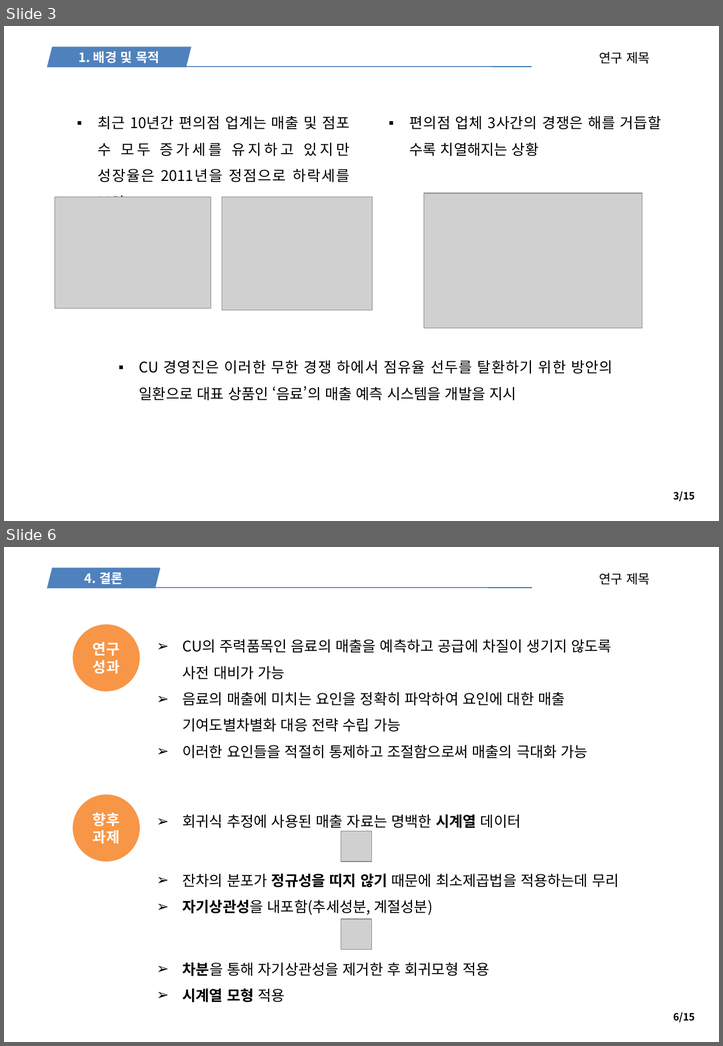
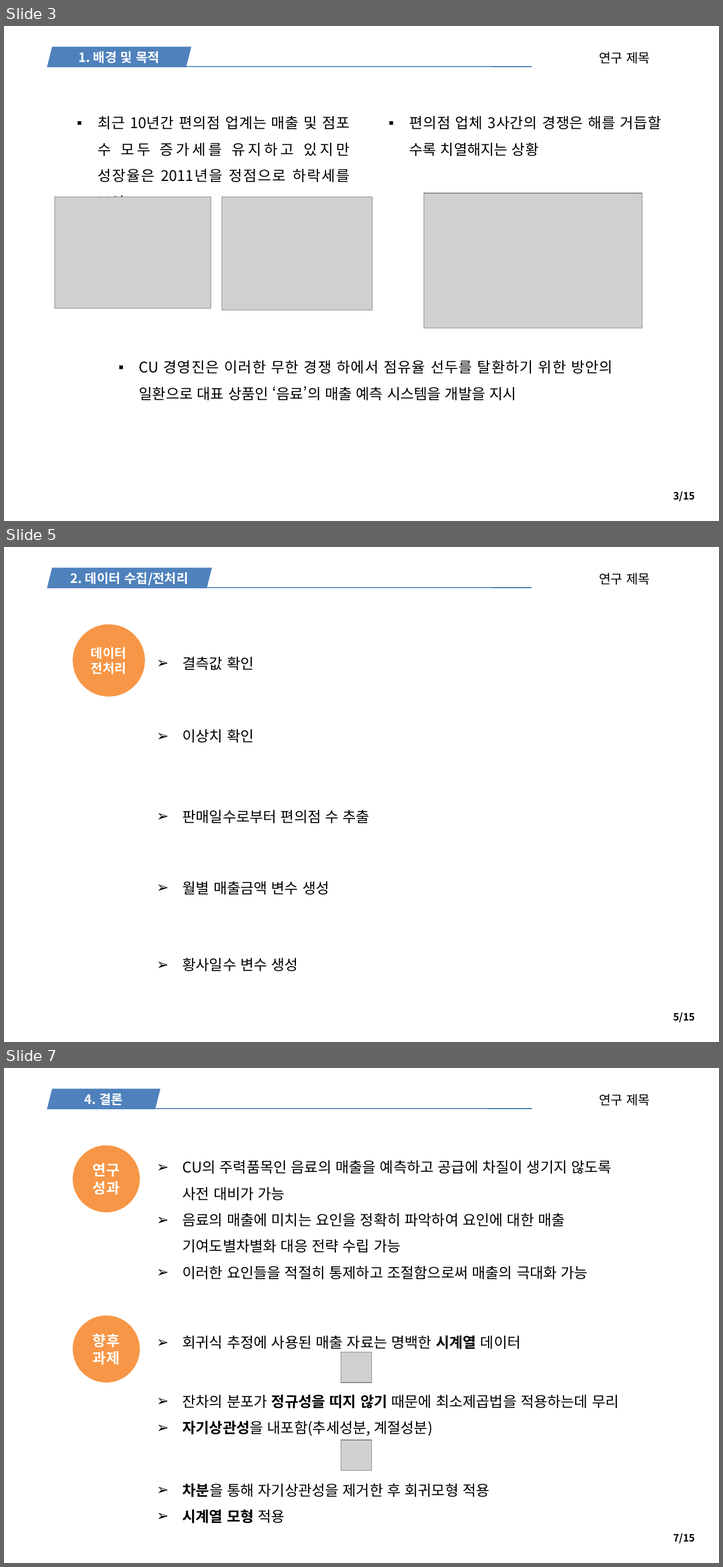
Before and after one commit to worldjohn/nb_team3, a slide deck: Project_3조_230416.pptx. Shown one above the other, each under a label of ours: slides 3 and 6 before the commit, slides 3, 5 and 7 after it; the slides between them are not shown. The pictures are 723x1046 and 723x1567 pixels, drawn with LibreOffice and Linux fonts; fonts in the diff are those of the drawing; grey boxes stand for pictures. Boxes give left, top, right and bottom in pixels: in the first picture for what was removed or moved away, otherwise in the second. Text is boxed around its words. In the diff, an @@ line names an element or a change of style, - is before the commit and + after.

```diff
--- a/Project_3조_230416.pptx
+++ b/Project_3조_230416.pptx
@@ slide 5 added at (4,547,719,1042), background #FFFFFF; not listed: 3 template elements that a slide beside it also shows @@
@@ parallelogram added at (47,567,212,588), fill #4F81BD, 14 pt, text #FFFFFF, bold @@
+2. 데이터 수집/전처리
@@ ellipse added at (72,624,144,696), fill #F79646, 14 pt, text #FFFFFF, bold @@
+데이터 전처리
@@ text added at (183,657,253,670), 16 pt, text #000000 @@
+➢ 결측값 확인
@@ text added at (183,729,253,742), 16 pt, text #000000 @@
+➢ 이상치 확인
@@ text added at (183,810,369,823), 16 pt, text #000000 @@
+➢ 판매일수로부터 편의점 수 추출
@@ text added at (183,881,329,894), 16 pt, text #000000 @@
+➢ 월별 매출금액 변수 생성
@@ text added at (183,958,298,971), 16 pt, text #000000 @@
+➢ 황사일수 변수 생성
@@ what was slide 6 is now slide 7 @@
@@ page number at (673,1533,695,1543): text changed @@
-6/15
+7/15
```
Also in this commit, not shown: 1 slide changed.
